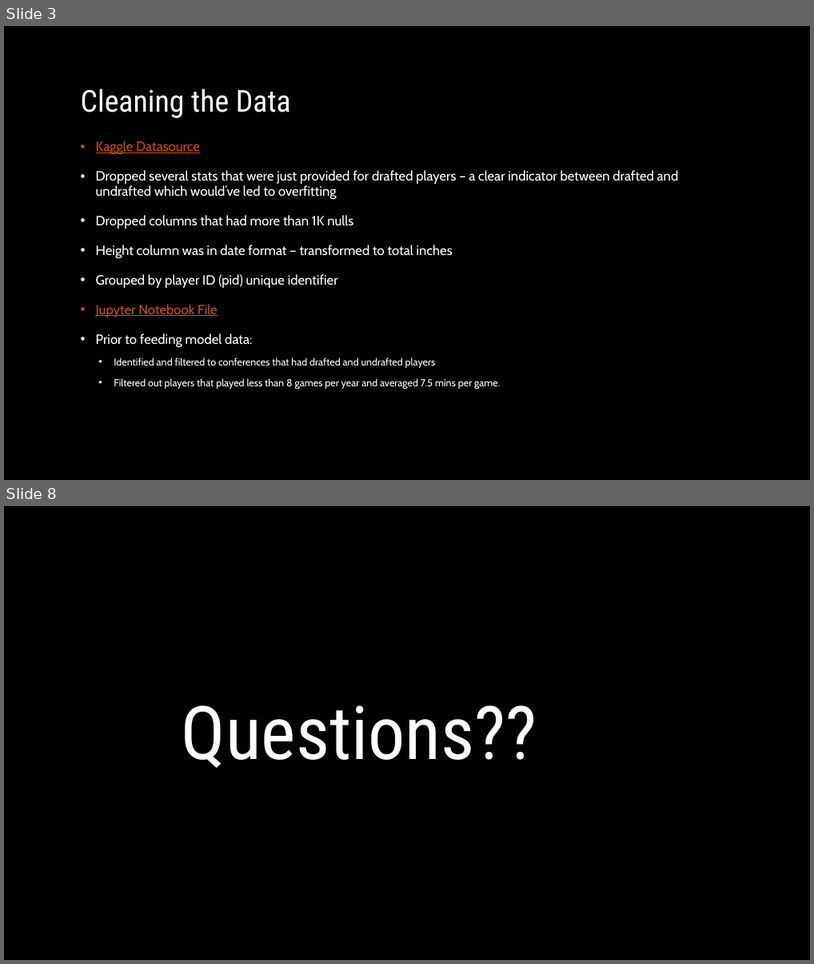
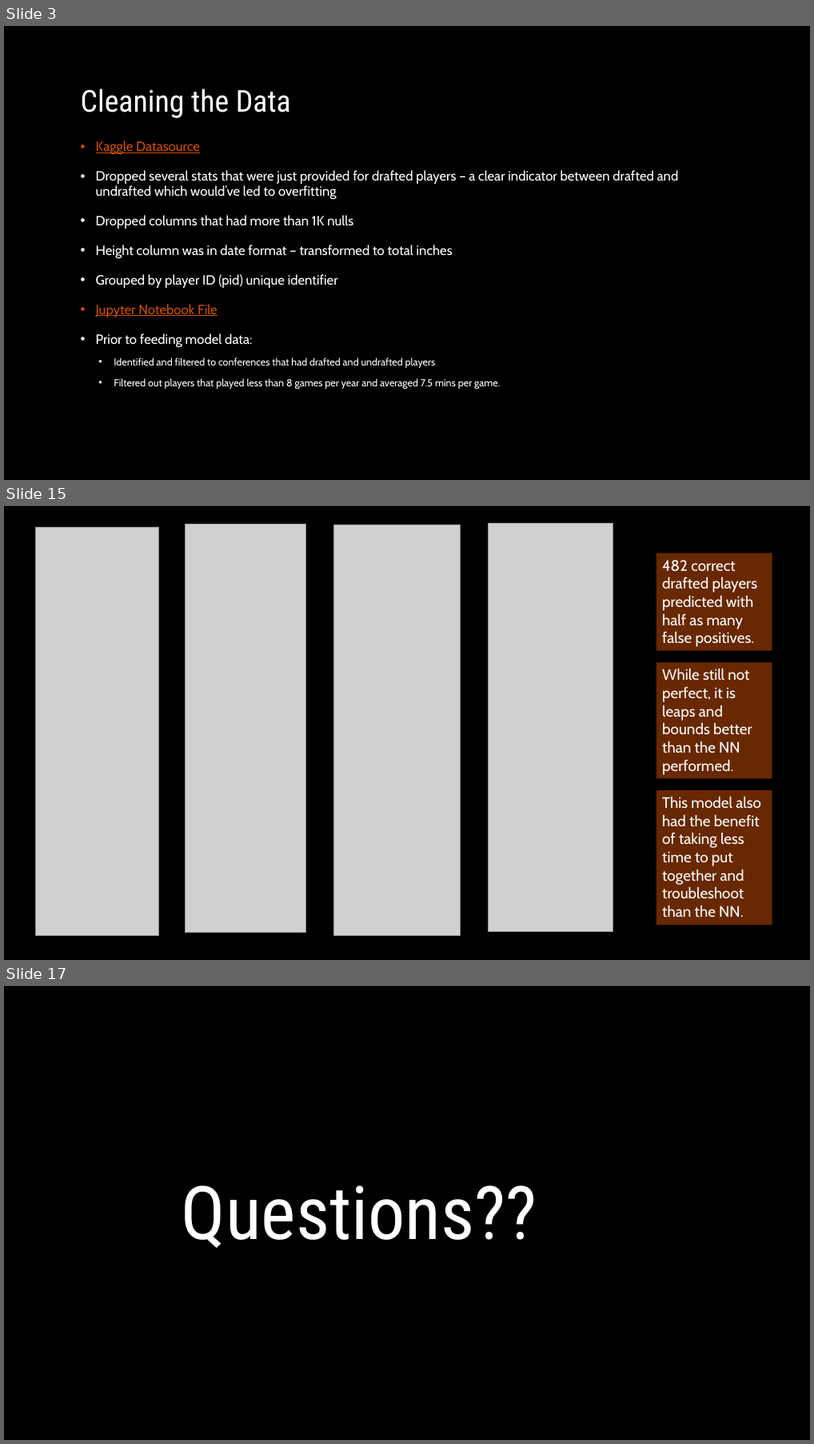
Before and after one commit to mleroseandrews/Making_the_NBA, a slide deck: Powerpoint.pptx. Shown one above the other, each under a label of ours: slides 3 and 8 before the commit, slides 3, 15 and 17 after it; the slides between them are not shown. The pictures are 814x964 and 814x1444 pixels, drawn with LibreOffice and Linux fonts; fonts in the diff are those of the drawing; grey boxes stand for pictures; background and template pictures are left out. Boxes give left, top, right and bottom in pixels: in the first picture for what was removed or moved away, otherwise in the second. Text is boxed around its words. In the diff, an @@ line names an element or a change of style, - is before the commit and + after.

```diff
--- a/Powerpoint.pptx
+++ b/Powerpoint.pptx
@@ slide 15 added at [4, 506, 810, 960], background picture (left out) @@
@@ picture added at [36, 527, 159, 936] @@
@@ picture added at [186, 524, 306, 932] @@
@@ picture added at [334, 524, 460, 935] @@
@@ picture added at [488, 523, 613, 932] @@
@@ rectangle added at [657, 552, 773, 651], fill #D05002 at 50% opacity, 18 pt, text #FFFFFF @@
+482 correct drafted players predicted with half as many false positives.
@@ rectangle added at [657, 662, 773, 778], fill #D05002 at 50% opacity, 18 pt, text #FFFFFF @@
+While still not perfect, it is leaps and bounds better than the NN performed.
@@ rectangle added at [657, 790, 773, 924], fill #D05002 at 50% opacity, 18 pt, text #FFFFFF @@
+This model also had the benefit of taking less time to put together and troubleshoot than the NN.
@@ what was slide 8 is now slide 17 @@
```
Also in this commit, not shown: 1 slide changed, 9 other slides added, 1 slide removed.
